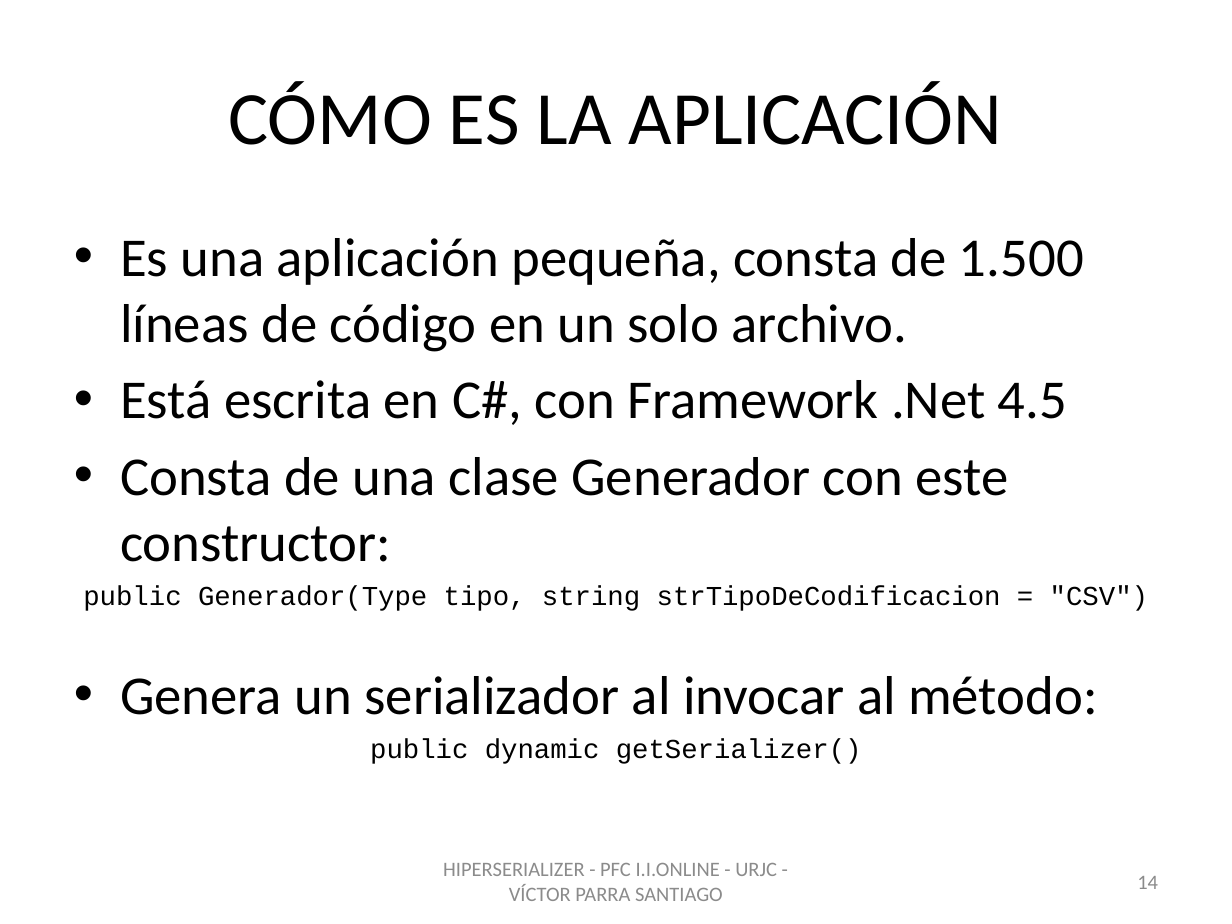
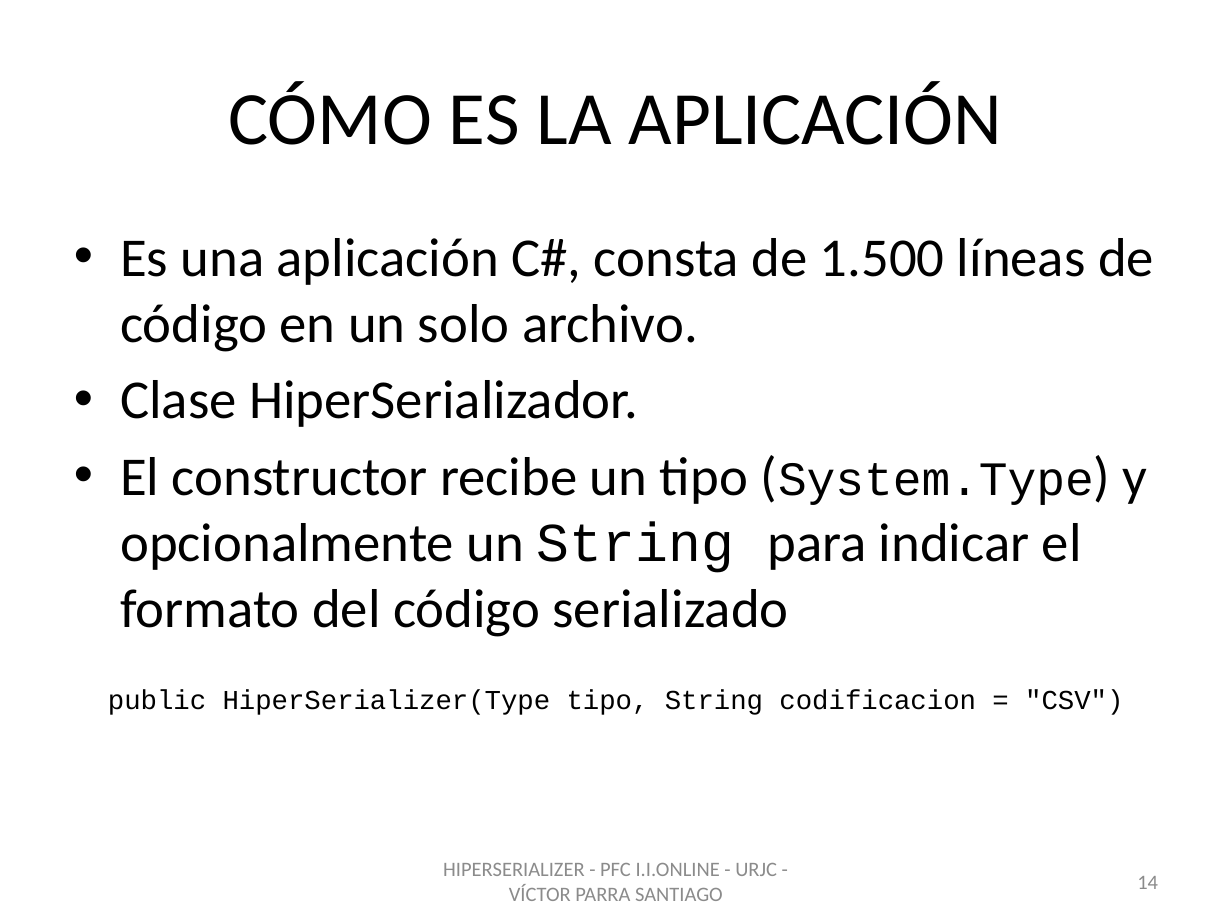
Before and after one commit to vitiparra/ProyectoFinDeCarrera, a slide deck: slide 14 of Memoria/HiperSerializer.pptx. Drawn at 1232x924 pixels with LibreOffice and Linux fonts; fonts in the diff are those of the drawing; background and template pictures are left out. Boxes give left, top, right and bottom in pixels: in the first picture for what was removed or moved away, otherwise in the second. Text is boxed around its words. In the diff, an @@ line names an element or a change of style, - is before the commit and + after.

```diff
--- a/Memoria/HiperSerializer.pptx
+++ b/Memoria/HiperSerializer.pptx
@@ text at box(108, 238, 1154, 715): text changed @@
-• Es una aplicación pequeña, consta de 1.500 líneas de código en un solo archivo.
-• Está escrita en C#, con Framework .Net 4.5
-• Consta de una clase Generador con este constructor:
-public Generador(Type tipo, string strTipoDeCodificacion = "CSV")
-• Genera un serializador al invocar al método:
-public dynamic getSerializer()
+• Es una aplicación C#, consta de 1.500 líneas de código en un solo archivo.
+• Clase HiperSerializador.
+• El constructor recibe un tipo (System.Type) y opcionalmente un String para indicar el formato del código serializado
+public HiperSerializer(Type tipo, String codificacion = "CSV")
```
Also in this commit, not shown: 5 other slides changed, 1 other file.
